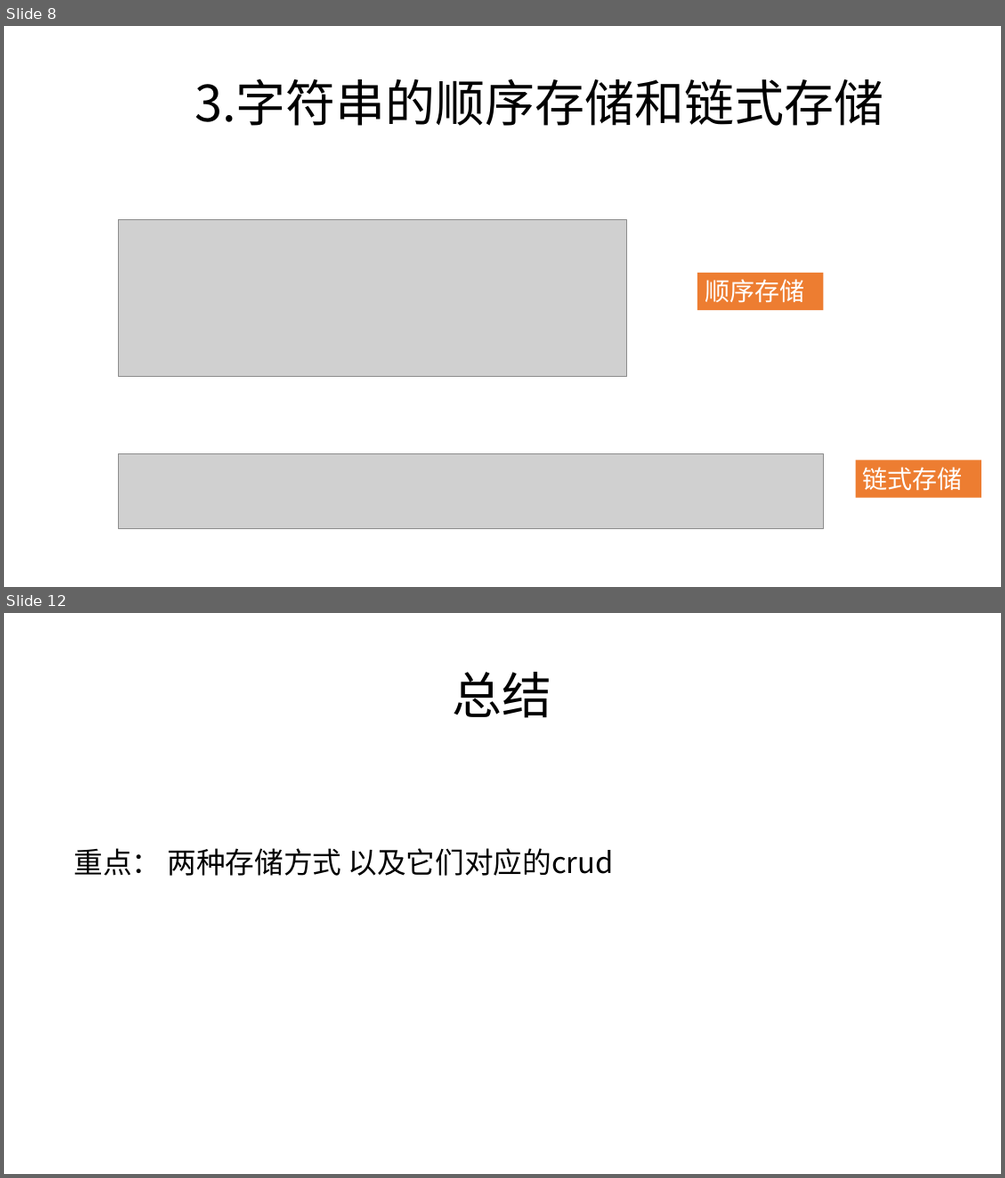
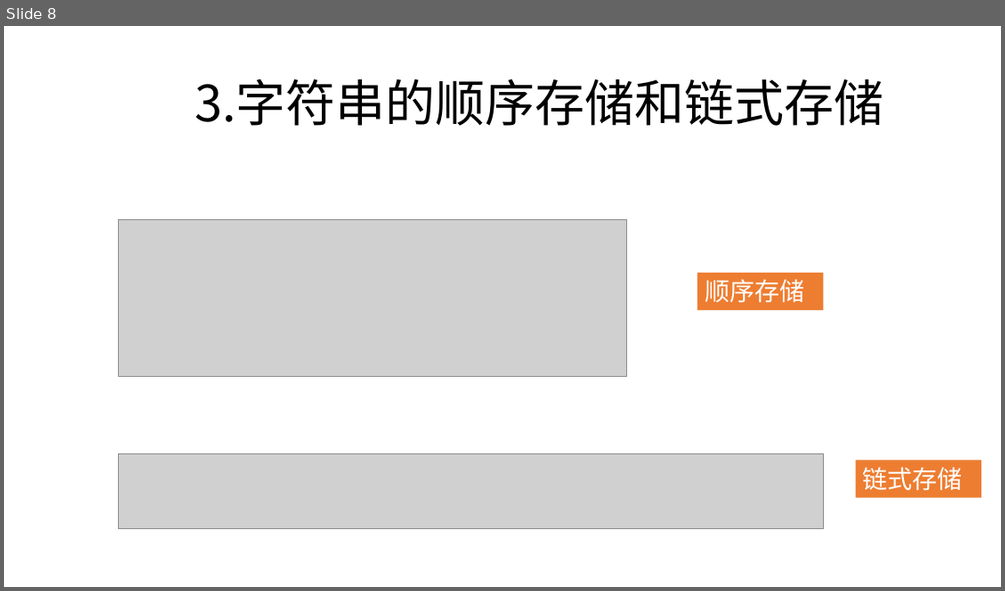
Before and after one commit to zjyesir/hmc_data_structure, a slide deck: ppt/4 串.pptx. Shown one above the other, each under a label of ours: slides 8 and 12 before the commit, slide 8 after it; the slides between them are not shown. The pictures are 1005x1178 and 1005x591 pixels, drawn with LibreOffice and Linux fonts; fonts in the diff are those of the drawing; grey boxes stand for pictures; background and template pictures are left out. Boxes give left, top, right and bottom in pixels: in the first picture for what was removed or moved away, otherwise in the second. Text is boxed around its words. In the diff, an @@ line names an element or a change of style, - is before the commit and + after.

```diff
--- a/ppt/4 串.pptx
+++ b/ppt/4 串.pptx
@@ slide 12 removed at (4,613,1001,1174), background picture (left out) @@
@@ text removed at (453,672,552,718) @@
-总结
@@ text removed at (74,848,614,876) @@
-重点： 两种存储方式 以及它们对应的crud
```
Also in this commit, not shown: 4 slides changed, 2 slides added, 1 other slide removed, 6 other files.
